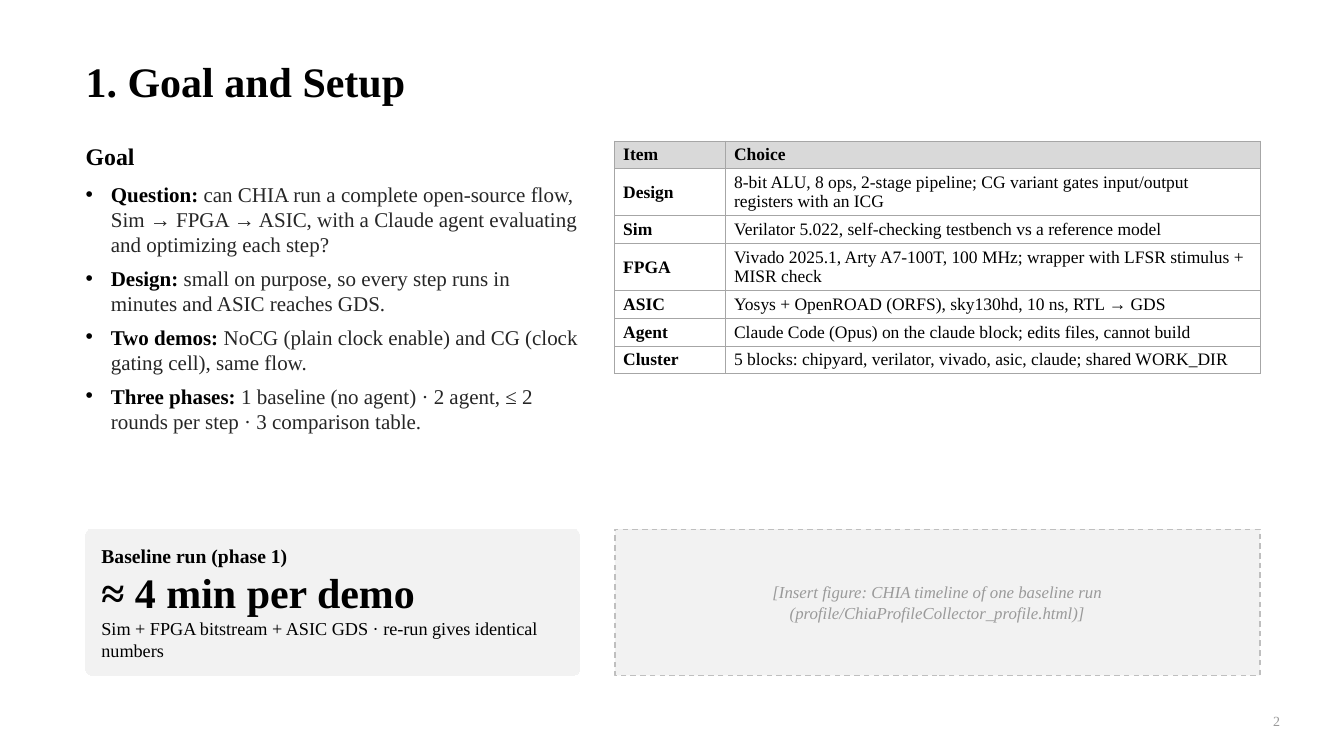
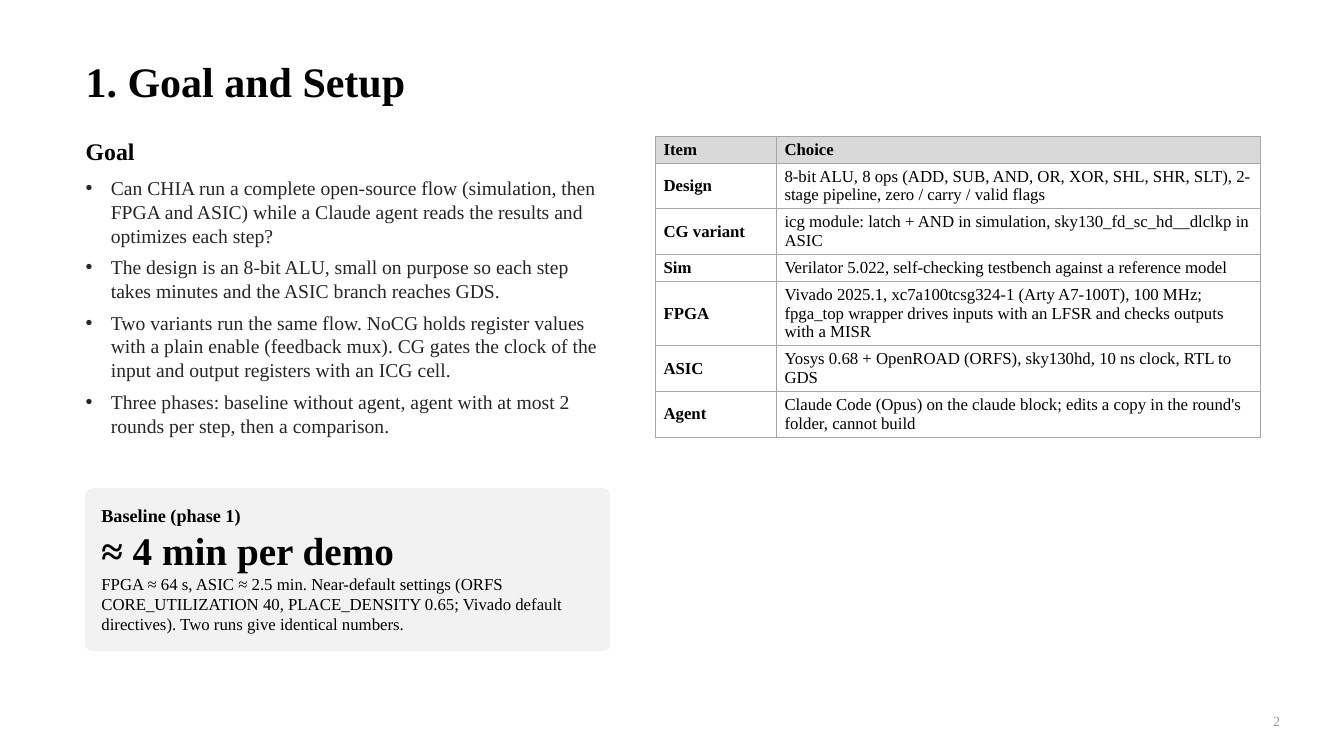
Before and after one commit to chipchip-tech/CHIA-workflow, a slide deck: slide 2 of projects/demo-alu/report/ProgressReport_22-11.pptx. Drawn at 1344x756 pixels with LibreOffice and Linux fonts; fonts in the diff are those of the drawing. Boxes give left, top, right and bottom in pixels: in the first picture for what was removed or moved away, otherwise in the second. Text is boxed around its words. In the diff, an @@ line names an element or a change of style, - is before the commit and + after.

```diff
--- a/projects/demo-alu/report/ProgressReport_22-11.pptx
+++ b/projects/demo-alu/report/ProgressReport_22-11.pptx
@@ text "Goal": place and size @@
-text "Goal" at (86, 148, 135, 166)
+text "Goal" at (86, 143, 135, 161)
@@ table at (655, 136, 1260, 436) @@
-row 2, column 2: 8-bit ALU, 8 ops, 2-stage pipeline; CG variant gates input/output registers with an ICG
+row 2, column 2: 8-bit ALU, 8 ops (ADD, SUB, AND, OR, XOR, SHL, SHR, SLT), 2-stage pipeline, zero / carry / valid flags
-row 3, column 1: Sim
+row 3, column 1: CG variant
-row 3, column 2: Verilator 5.022, self-checking testbench vs a reference model
+row 3, column 2: icg module: latch + AND in simulation, sky130_fd_sc_hd__dlclkp in ASIC
-row 4, column 1: FPGA
+row 4, column 1: Sim
-row 4, column 2: Vivado 2025.1, Arty A7-100T, 100 MHz; wrapper with LFSR stimulus + MISR check
+row 4, column 2: Verilator 5.022, self-checking testbench against a reference model
-row 5, column 1: ASIC
+row 5, column 1: FPGA
-row 5, column 2: Yosys + OpenROAD (ORFS), sky130hd, 10 ns, RTL → GDS
+row 5, column 2: Vivado 2025.1, xc7a100tcsg324-1 (Arty A7-100T), 100 MHz; fpga_top wrapper drives inputs with an LFSR and checks outputs with a MISR
-row 6, column 1: Agent
+row 6, column 1: ASIC
-row 6, column 2: Claude Code (Opus) on the claude block; edits files, cannot build
+row 6, column 2: Yosys 0.68 + OpenROAD (ORFS), sky130hd, 10 ns clock, RTL to GDS
-row 7, column 1: Cluster
+row 7, column 1: Agent
-row 7, column 2: 5 blocks: chipyard, verilator, vivado, asic, claude; shared WORK_DIR
+row 7, column 2: Claude Code (Opus) on the claude block; edits a copy in the round's folder, cannot build
@@ size 12.5 to 12 pt in "Item", "Choice", "Design" @@
@@ table: place and size @@
-table at (615, 141, 1260, 373)
+table at (655, 136, 1260, 436)
@@ text at (111, 181, 597, 438): text changed; size 15 to 14 pt @@
-• Question: can CHIA run a complete open-source flow, Sim → FPGA → ASIC, with a Claude agent evaluating and optimizing each step?
-• Design: small on purpose, so every step runs in minutes and ASIC reaches GDS.
-• Two demos: NoCG (plain clock enable) and CG (clock gating cell), same flow.
-• Three phases: 1 baseline (no agent) · 2 agent, ≤ 2 rounds per step · 3 comparison table.
+• Can CHIA run a complete open-source flow (simulation, then FPGA and ASIC) while a Claude agent reads the results and optimizes each step?
+• The design is an 8-bit ALU, small on purpose so each step takes minutes and the ASIC branch reaches GDS.
+• Two variants run the same flow. NoCG holds register values with a plain enable (feedback mux). CG gates the clock of the input and output registers with an ICG cell.
+• Three phases: baseline without agent, agent with at most 2 rounds per step, then a comparison.
@@ rounded rectangle "Baseline (phase 1)": place and size @@
-rounded rectangle "Baseline (phase 1)" at (86, 529, 580, 676)
+rounded rectangle "Baseline (phase 1)" at (86, 489, 610, 650)
@@ rounded rectangle "Baseline (phase 1)" at (86, 489, 610, 650): proportions changed @@
@@ text in rounded rectangle at (101, 509, 240, 526): text changed; size 14 to 13 pt @@
-Baseline run (phase 1)
+Baseline (phase 1)
@@ text in rounded rectangle at (133, 537, 394, 573): size 30 to 28 pt in "≈ 4 min per demo" @@
@@ rectangle removed at (615, 529, 1260, 676) @@
-[Insert figure: CHIA timeline of one baseline run
-(profile/ChiaProfileCollector_profile.html)]
@@ text in rounded rectangle at (101, 578, 562, 634): text changed; size 13 to 12 pt @@
-Sim + FPGA bitstream + ASIC GDS · re-run gives identical numbers
+FPGA ≈ 64 s, ASIC ≈ 2.5 min. Near-default settings (ORFS CORE_UTILIZATION 40, PLACE_DENSITY 0.65; Vivado default directives). Two runs give identical numbers.
```
Also in this commit, not shown: 6 other slides changed, 3 other files.
